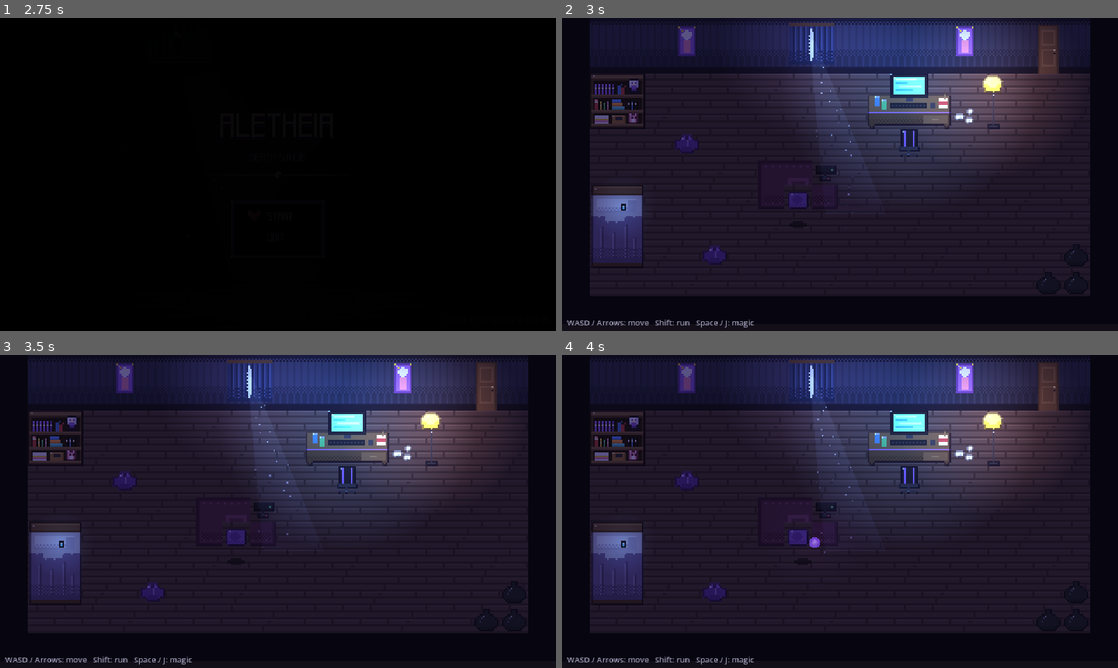
Above: before the commit, frames 1-4 (two rows, left to right).
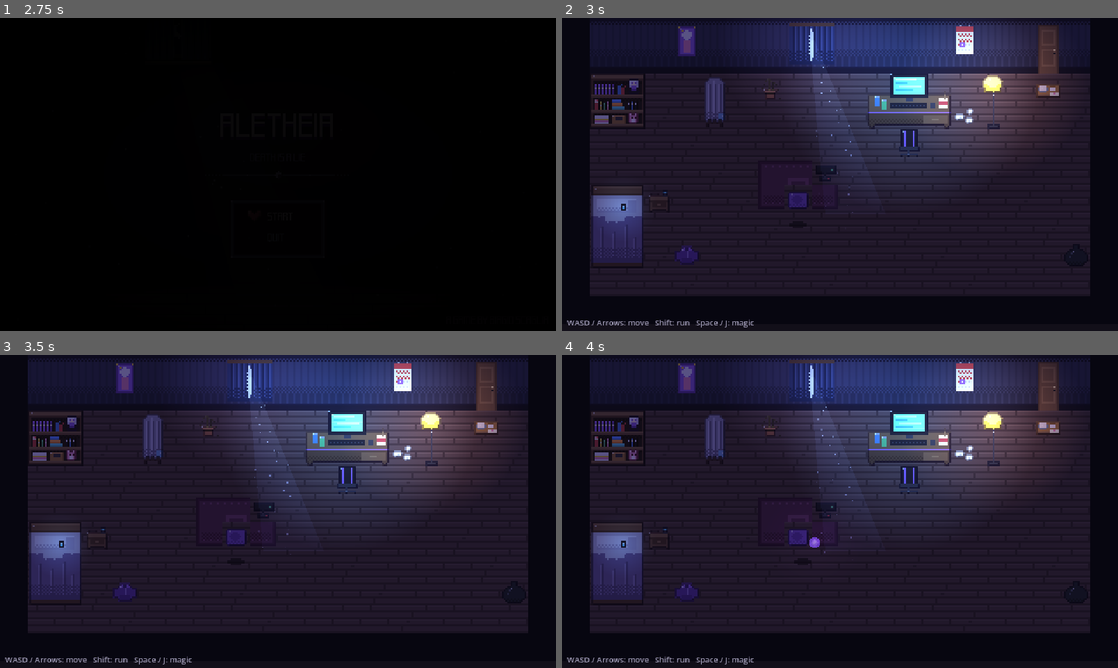
Above: after the commit, the same moments.

Repository: biagio-scaglia/game-dev-appunti
Game: Godot game, scene res://studio_intro/studio_intro.tscn
Two runs of this game, one before a commit and one after it. Both use one fixed random seed, a clock stepped at 60 frames per second and the inputs below. Sound files missing from this copy of the repository are replaced by a short silence.
Inputs (mouse positions are in pixels of both pictures, inside the frame that each line leads up to):
- Up to frame 1 (2.75 s): tap Enter at 0.5 s; move the mouse to (400, 158) at 0.52 s; hold D 0.53-1.28 s; tap Shift at 0.6 s; click (400, 158) at 0.67 s; tap Space at 0.77, 1.52 s; move the mouse to (166, 190) at 1.27 s; hold S 1.28-2 s; tap J at 1.35 s; click "Start" at 2 s
- Up to frame 2 (3 s): click "Start" at 2.75 s
- Up to frame 3 (3.5 s): no input
- Up to frame 4 (4 s): move the mouse to (895, 442) at 3.52 s; hold D (move_right) from 3.53 s (still down); tap J at 3.6 s

Frame 1 is identical in both runs. In frame 2, 1.3% of the frame differs, in the area x 15-95%, y 2-85%; in frame 3, 1.3%; in frame 4, 1.3%.
Error before the commit: Invalid access to property or key 'cable' on a base object of type 'Dictionary'. (res://world/room.gd:39)

Commit message:
Stanza: via i doppioni, resta solo ciò che racconta

Diff:
--- a/stanza/world/room_layout.gd
+++ b/stanza/world/room_layout.gd
@@ -7,38 +7,31 @@
 const FLOOR := Rect2i(1, 2, 18, 8)
 const PLAYER_START := Vector2i(8, 7)   # davanti al tappeto, non sopra la console
 
+## Ogni cosa racconta (vedi il vault, "La stanza di Lethe"): il resto è stato tolto.
 const WALL_FEATURES := [
-	["wall_poster", Vector2i(4, 0)],
-	["window", Vector2i(8, 0)],
-	["wall_poster", Vector2i(14, 0)],
-	["door", Vector2i(17, 0)],
+	["wall_poster", Vector2i(4, 0)],      # la vita di prima: la sua maghetta preferita
+	["window", Vector2i(8, 0)],           # la luna: fuori c'è ancora un mondo
+	["wall_calendar", Vector2i(14, 0)],   # giorni barrati fino a uno cerchiato, poi niente
+	["door", Vector2i(17, 0)],            # chiusa
 ]
 
 const DECOR := [
 	["rug", Vector2i(7, 5)],
-	["console", Vector2i(9, 5)],
-	["cushion", Vector2i(8, 6)],        # dove si siede a giocare
-	["cable", Vector2i(10, 5)],         # dal controller verso la scrivania
-	["mug", Vector2i(6, 5)],
-	["paper_balls", Vector2i(14, 3)],   # accanto alla scrivania: ha provato a scrivere
-	["socks", Vector2i(15, 8)],
-	["clothes", Vector2i(4, 4)],
-	["clothes", Vector2i(5, 8)],
-	["noodle_cups", Vector2i(10, 4)],
-	["noodle_cups", Vector2i(3, 9)],
-	["cans", Vector2i(14, 4)],
-	["cans", Vector2i(12, 8)],
-	["pizza_box", Vector2i(6, 9)],
-	["books", Vector2i(16, 5)],
+	["console", Vector2i(9, 5)],          # dove scappa
+	["cushion", Vector2i(8, 6)],          # dove si siede, schiacciato
+	["clothes", Vector2i(4, 8)],          # buttata accanto al letto
+	["paper_balls", Vector2i(14, 3)],     # accanto alla scrivania: una lettera che non riesce a scrivere
+	["food_tray", Vector2i(17, 2)],       # davanti alla porta, intatto, con un biglietto
 ]
 
 const OBJECTS := [
 	["shelf", Vector2i(1, 2)],
+	["covered_mirror", Vector2i(5, 2)],   # non riesce a guardarsi
+	["dead_plant", Vector2i(7, 2)],       # sotto la finestra: nessuno la annaffia da mesi
 	["bed", Vector2i(1, 6)],
+	["nightstand", Vector2i(3, 6)],       # una foto a faccia in giù
 	["desk_pc", Vector2i(11, 2)],
 	["chair", Vector2i(12, 4)],
 	["lamp", Vector2i(15, 2)],
 	["trash_bag", Vector2i(18, 8)],
-	["trash_bag", Vector2i(17, 9)],
-	["trash_bag", Vector2i(18, 9)],
 ]
